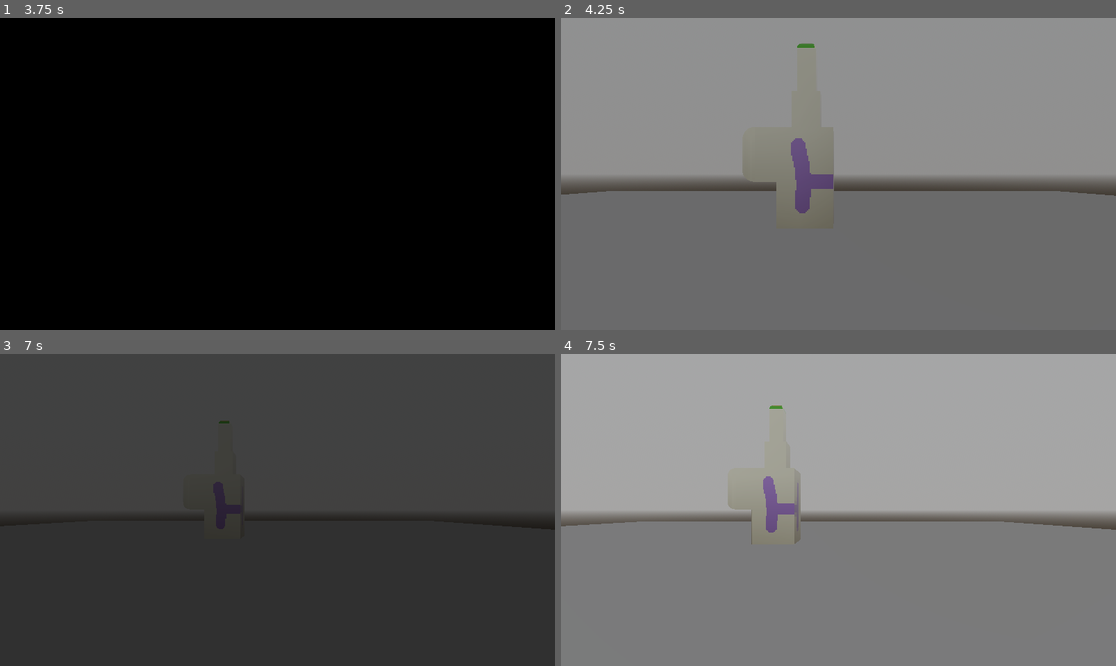
Above: before the commit, frames 1-4 (two rows, left to right).
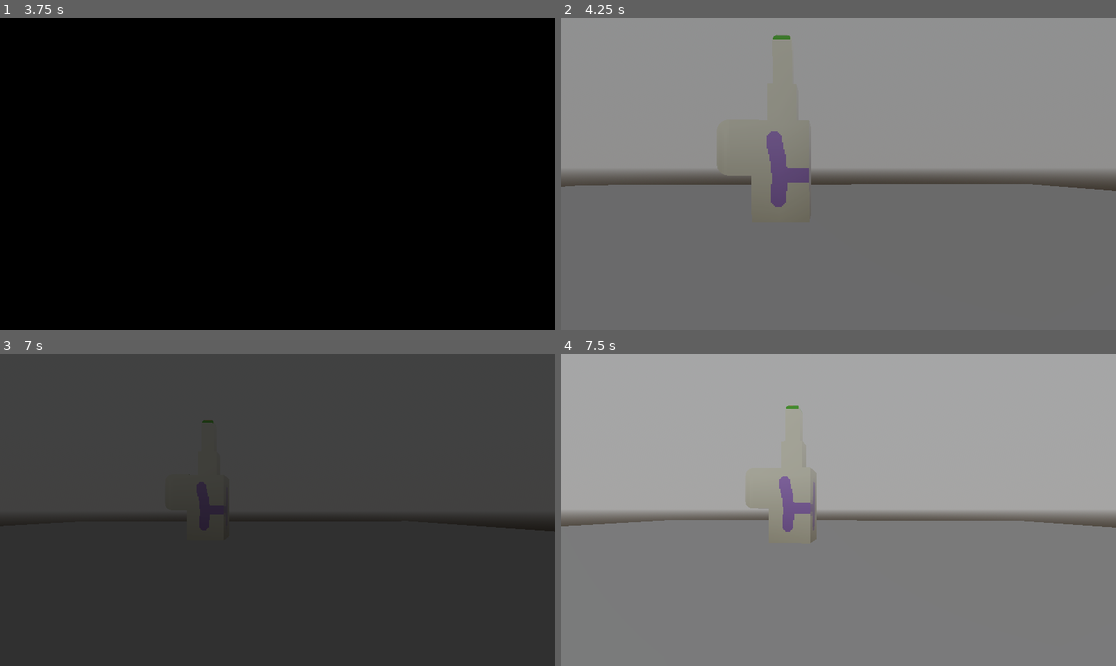
Above: after the commit, the same moments.

Repository: ChaffeyGameDevelopmentClub/Team-Terror-oct-2024
Game: Godot game, scene res://Player/Test World/test_level_player_movement_lol.tscn
Two runs of this game, one before a commit and one after it. Both use one fixed random seed, a clock stepped at 60 frames per second and the inputs below. The project has no main scene, so this scene is started directly.
Inputs (mouse positions are in pixels of both pictures, inside the frame that each line leads up to):
- Up to frame 1 (3.75 s): tap Enter (ui_accept) at 0.5, 0.77, 1.52, 3.02 s; move the mouse to (399, 158) at 0.52 s; hold D (right) 0.53-1.28 s; hold Shift (sprint) 0.53-1.28 s; move the mouse to (249, 174) at 1.27 s; hold W (up) from 1.28 s (still down); tap J (test3) at 1.35 s; move the mouse to (288, 167) at 2.02 s; hold P (test_inp_1) 2.03-2.78 s; move the mouse to (271, 180) at 2.77 s; tap O (test_inp_2) at 2.85 s; move the mouse to (316, 177) at 3.52 s; hold Shift (sprint) from 3.53 s (still down)
- Up to frame 2 (4.25 s): keep holding W (up); keep holding Shift (sprint); tap Enter (ui_accept) at 3.77 s
- Up to frame 3 (7 s): move the mouse to (233, 506) at 4.27 s; release Shift (sprint) at 4.28 s; tap J (test3) at 4.35 s; tap Enter (ui_accept) at 4.52, 6.02, 6.77 s; move the mouse to (283, 510) at 5.02 s; hold P (test_inp_1) 5.03-5.78 s; move the mouse to (255, 503) at 5.77 s; release W (up) at 5.78 s; hold D (right) 5.78-6.53 s; tap O (test_inp_2) at 5.85 s; move the mouse to (305, 510) at 6.52 s; hold W (up) from 6.53 s (still down); hold Shift (sprint) from 6.53 s (still down)
- Up to frame 4 (7.5 s): keep holding W (up); move the mouse to (810, 510) at 7.27 s; release Shift (sprint) at 7.28 s; tap J (test3) at 7.35 s

Frame 1 is identical in both runs. In frame 2, 7.3% of the frame differs, in the area x 0-100%, y 5-63%; in frame 3, 0.3%; in frame 4, 1.7%.

Commit message:
Door works

Diff:
--- a/Godot Files/team-terror/Player/Scripts for Player/player.tscn
+++ b/Godot Files/team-terror/Player/Scripts for Player/player.tscn
@@ -18,6 +18,7 @@
 stream = ExtResource("2_iwfo3")
 
 [node name="CharacterBody3D" type="CharacterBody3D" parent="." node_paths=PackedStringArray("Walk", "Run")]
+process_mode = 3
 script = ExtResource("1_n3sex")
 Walk = NodePath("../Walk")
 Run = NodePath("../Run")
--- a/Godot Files/team-terror/Transitions/canvas_layer.tscn
+++ b/Godot Files/team-terror/Transitions/canvas_layer.tscn
@@ -176,6 +176,7 @@
 offset_top = -13.0
 offset_right = 1193.0
 offset_bottom = 661.0
+mouse_filter = 2
 color = Color(0, 0, 0, 1)
 
 [node name="Sprite2D" type="Sprite2D" parent="."]
